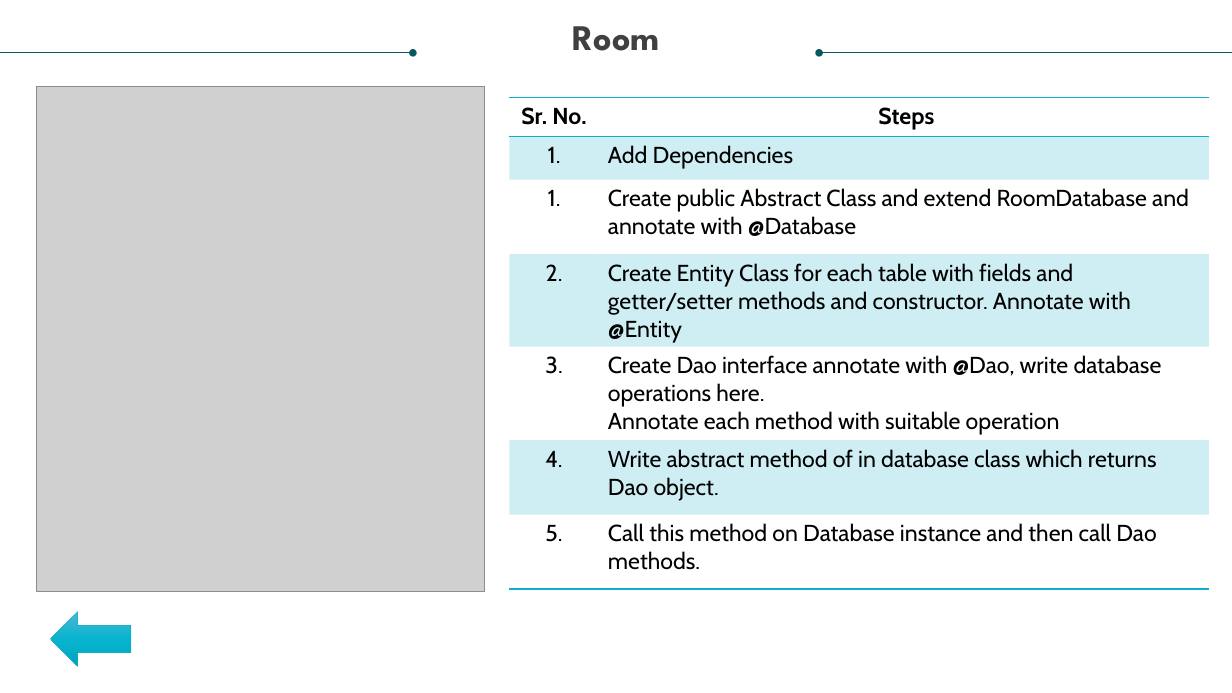
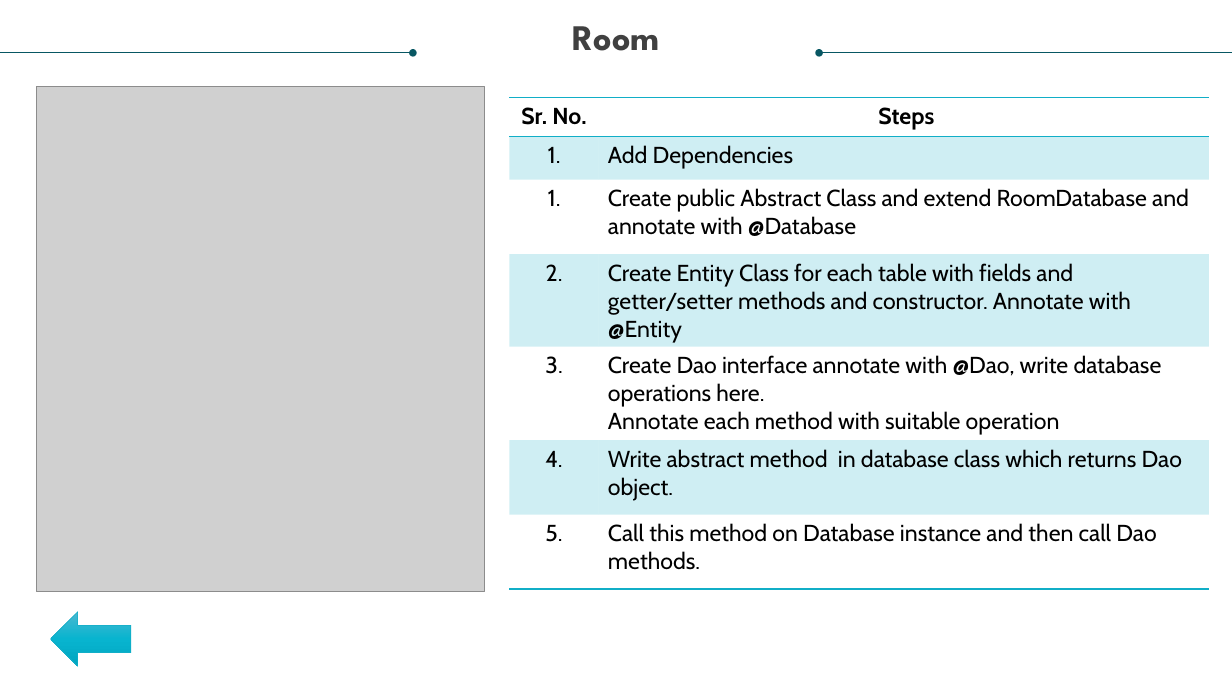
Before and after one commit to the-kool-sk/AndroidArchitectureComponents_Demo, a slide deck: slide 9 of Model – View - View Model.pptx. Drawn at 1232x693 pixels with LibreOffice and Linux fonts; fonts in the diff are those of the drawing; grey boxes stand for pictures. Boxes give left, top, right and bottom in pixels: in the first picture for what was removed or moved away, otherwise in the second. Text is boxed around its words. In the diff, an @@ line names an element or a change of style, - is before the commit and + after.

Commit message:
presentation changes

```diff
--- a/Model – View - View Model.pptx
+++ b/Model – View - View Model.pptx
@@ table at bbox=[509, 98, 1209, 574] @@
-row 6, column 2: Write abstract method of in database class which returns Dao object.
+row 6, column 2: Write abstract method in database class which returns Dao object.
```
Also in this commit, not shown: 1 other slide changed, 3 other files.
